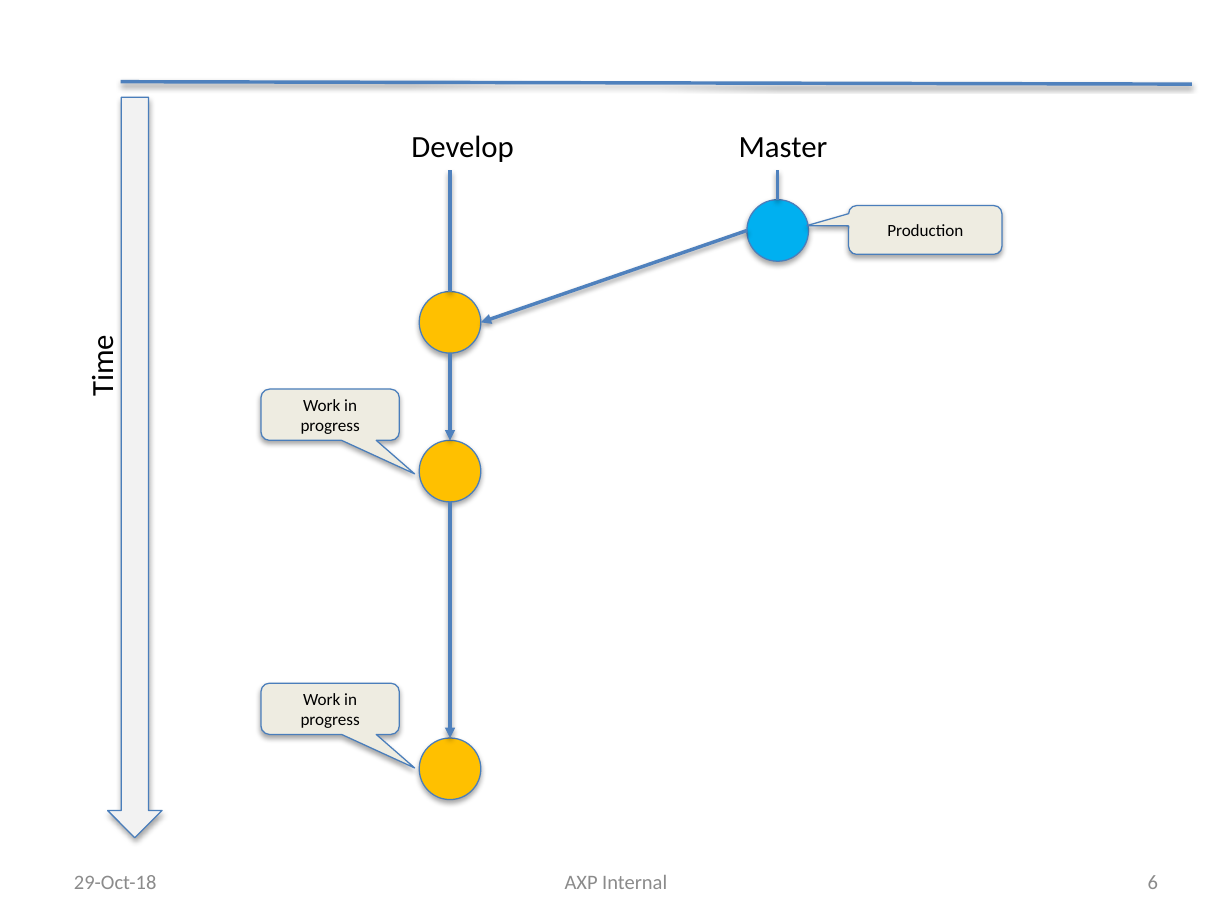
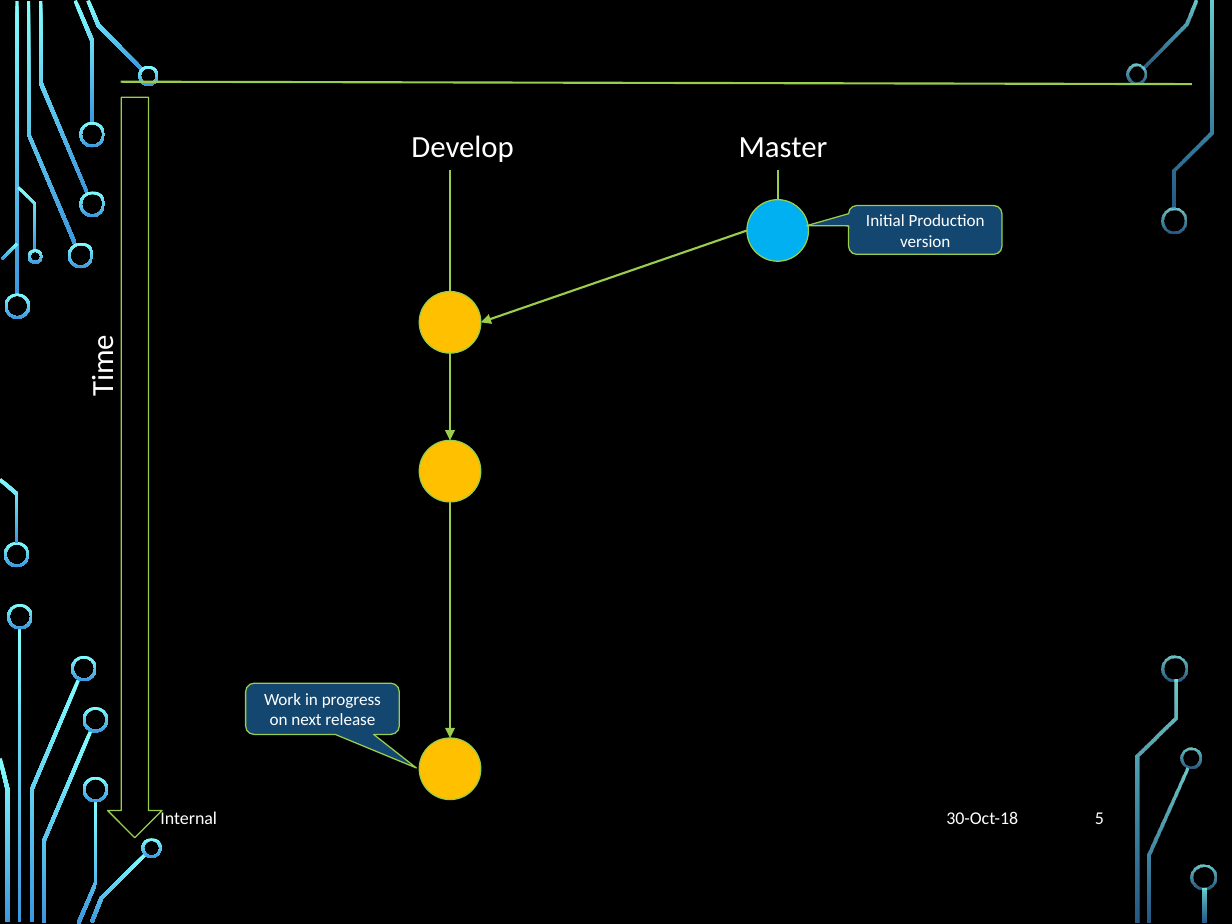
Before and after one commit to liyuan6006/GitStrategies, a slide deck: slide 5 of Branching.pptx (slide 6 before the commit). Drawn at 1232x924 pixels with LibreOffice and Linux fonts; fonts in the diff are those of the drawing; background and template pictures are left out. Boxes give left, top, right and bottom in pixels: in the first picture for what was removed or moved away, otherwise in the second. Text is boxed around its words. In the diff, an @@ line names an element or a change of style, - is before the commit and + after.

```diff
--- a/Branching.pptx
+++ b/Branching.pptx
@@ background #FFFFFF to picture (left out) @@
@@ line (121, 81) - (1191, 84): stroke #4F81BD 2 pt to #9ACD4C 1.25 pt @@
@@ down arrow at [107, 97, 161, 838]: fill #F2F2F2 to #000000; outline #4B7EBC 0.75 pt to #9ACD4C 0.75 pt; shadow off @@
@@ line (450, 292) - (450, 170): stroke #4F81BD 2 pt to #9ACD4C 1.25 pt @@
@@ line (777, 200) - (777, 170): stroke #4F81BD 2 pt to #9ACD4C 1.25 pt @@
@@ text colour #000000 to #FFFFFF in 3 elements at [739, 137, 828, 158], [411, 135, 513, 162], [84, 341, 122, 395] @@
@@ rounded speech box "Initial Production version" at [849, 206, 1002, 255]: fill #EEECE1 to #134770; outline #4B7EBC 0.75 pt to #9ACD4C 0.75 pt; shadow off @@
@@ arrow (747, 230) - (480, 323): stroke #4F81BD 2 pt to #9ACD4C 1.25 pt @@
@@ text in rounded speech box at [866, 214, 985, 247]: text changed; text colour #000000 to #FFFFFF @@
-Production
+Initial Production version
@@ arrow (450, 354) - (450, 440): stroke #4F81BD 2 pt to #9ACD4C 1.25 pt @@
@@ rounded speech box removed at [261, 389, 399, 441] @@
-Work in progress
@@ arrow (450, 501) - (450, 738): stroke #4F81BD 2 pt to #9ACD4C 1.25 pt @@
@@ rounded speech box "Work in progress on next ...": place and size @@
-rounded speech box "Work in progress on next ..." at [261, 684, 399, 736]
+rounded speech box "Work in progress on next ..." at [245, 684, 399, 736]
@@ rounded speech box "Work in progress on next ..." at [245, 684, 399, 736]: fill #EEECE1 to #134770; outline #4B7EBC 0.75 pt to #9ACD4C 0.75 pt; shadow off @@
@@ text in rounded speech box at [264, 693, 381, 725]: text changed; text colour #000000 to #FFFFFF @@
-Work in progress
+Work in progress on next release
@@ outline #4B7EBC 0.75 pt to #9ACD4C 0.75 pt; shadow off in 4 elements at [747, 200, 808, 261], [419, 292, 480, 354], [419, 440, 480, 501], [419, 738, 480, 800] @@
@@ text "AXP Internal": place and size @@
-text "AXP Internal" at [565, 875, 667, 889]
+text "AXP Internal" at [128, 809, 217, 829]
@@ text "AXP Internal" at [128, 809, 217, 829]: size 12 to 10.5 pt, text colour #8C8C8C to #FFFFFF; alignment centre to left @@
@@ text at [946, 811, 1018, 824]: text changed; size 12 to 10.5 pt; text colour #8C8C8C to #FFFFFF @@
-29-Oct-18
+30-Oct-18
@@ page number at [1095, 812, 1104, 824]: text changed; size 12 to 10.5 pt; text colour #8C8C8C to #FFFFFF @@
-6
+5
@@ group added at [0, 0, 1216, 924]: 33 freeform shapes, 3 rectangles @@
```
Also in this commit, not shown: 12 other slides changed, 4 slides added, 4 slides removed.
